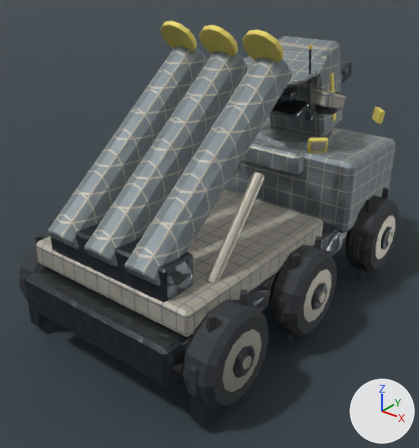
The Blender file content/source-art/skyguard-sam.blend: old version first, new version second.
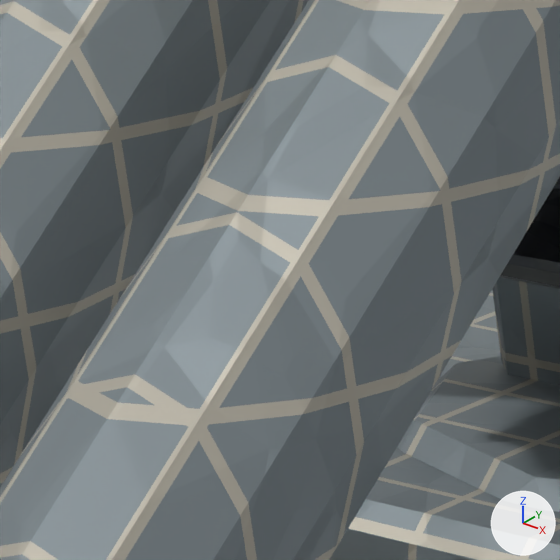
The first picture shows the older version from a camera (50 mm lens) standing at (3.06, -4.1, 3.27) and looking at (-0.03, -0.24, 0.88). The close-ups show the older and then the newer version on the part from 48% to 66% of the width and 17% to 34% of the height of that picture. Only the edits that show in the close-ups are written down. The axes (+X, +Y, +Z) are drawn at lower right. The lights are the same throughout.

In view in the first close-up: 'SkyguardSAMArmor_ForwardCab', 'SkyguardSAMMissilePod_Chassis', 'SkyguardSAMMissilePod_ExhaustVent', 'SkyguardSAMMissile_SAMCanister_1', 'SkyguardSAMMissile_SAMCanister_2', 'SkyguardSAMTurret_BaseShell', 'SkyguardSAMTurret_RearBustle' and 1 more.
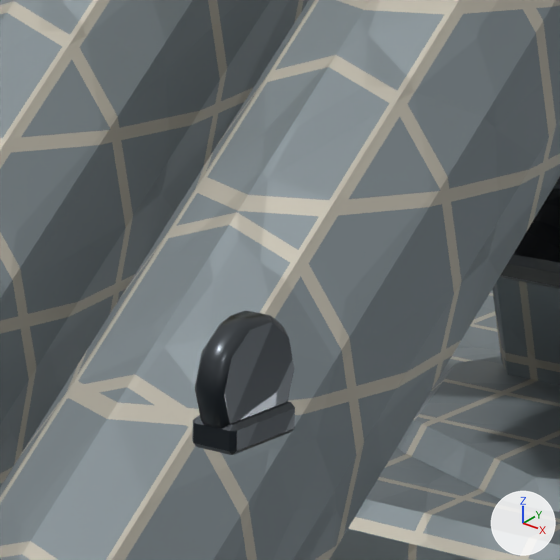
Edits to the bpy script that builds the scene:
```text
Add me_cube_074:
    me_cube_074.from_pydata(...)  # 24 vertices, 26 faces; spans x -0.0262..0.0262, y -0.052..0.052, z -0.015..0.015
    me_cube_074.materials.append(mat_skyguardsam_gunmetal)
Add me_cylinder_075:
    me_cylinder_075.from_pydata(...)  # 60 vertices, 62 faces; spans x -0.0175..0.0175, y -0.0625..0.0625, z -0.0618..0.0618
    me_cylinder_075.materials.append(mat_skyguardsam_gunmetal)
Add ob_skyguardsamarmor_lugweldpad_4:
    ob_skyguardsamarmor_lugweldpad_4 = bpy.data.objects.new('SkyguardSAMArmor_LugWeldPad_4', me_cube_074)
    ob_skyguardsamarmor_lugweldpad_4.location = (0.72, -0.88, 2.054)
Add ob_skyguardsamarmor_liftinglug_4:
    ob_skyguardsamarmor_liftinglug_4 = bpy.data.objects.new('SkyguardSAMArmor_LiftingLug_4', me_cylinder_075)
    ob_skyguardsamarmor_liftinglug_4.location = (0.72, -0.88, 2.1)
```

Where the change shows, as pixel boxes [x1, y1, x2, y2] in the close-ups (560 x 560 px):
'SkyguardSAMArmor_LiftingLug_4', added
    after: [194, 310, 294, 428]
'SkyguardSAMArmor_LugWeldPad_4', added
    after: [192, 402, 295, 455]
